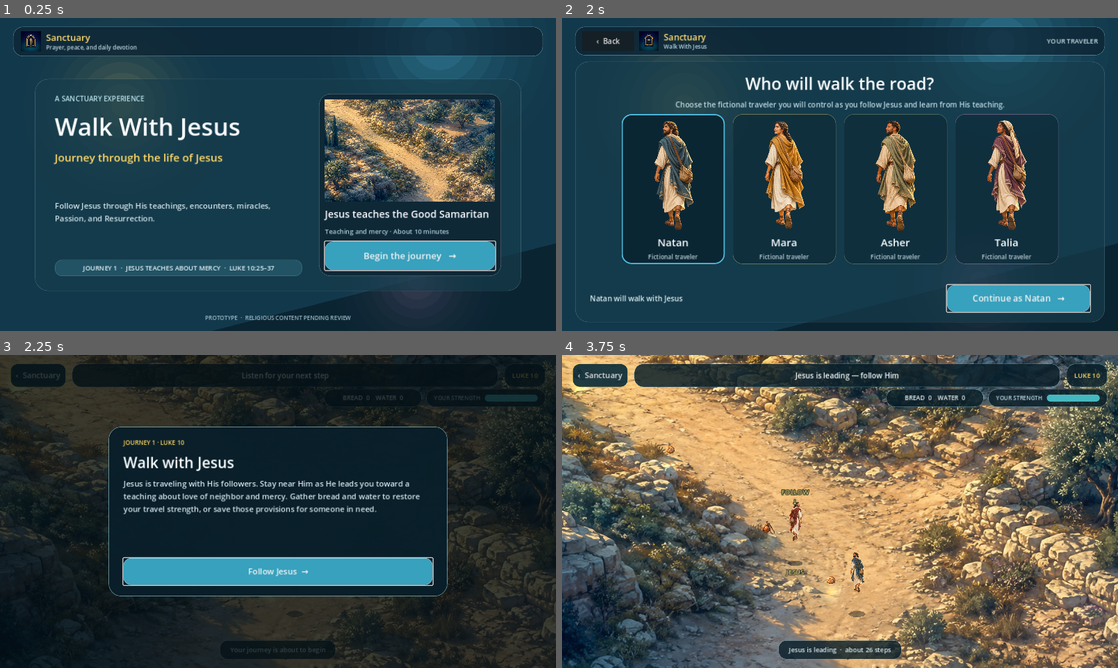
Above: before the commit, frames 1-4 (two rows, left to right).
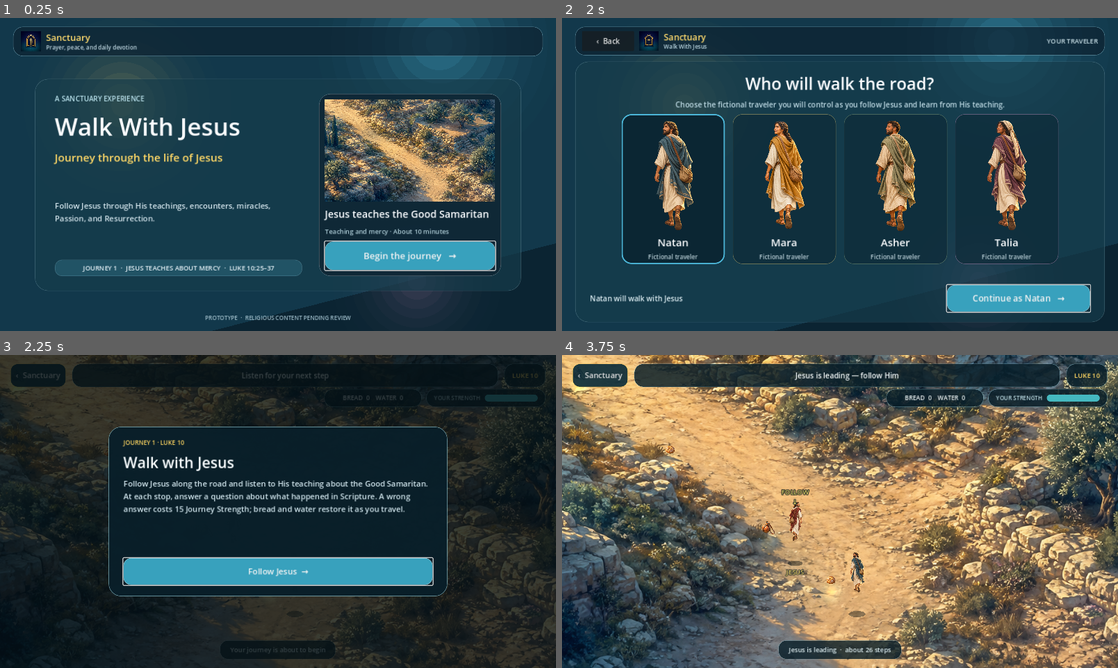
Above: after the commit, the same moments.

Repository: pa-mi-su/walk-with-jesus
Game: Godot game, scene res://scenes/app/main.tscn
Two runs of this game, one before a commit and one after it. Both use one fixed random seed, a clock stepped at 60 frames per second and the inputs below.
Inputs (mouse positions are in pixels of both pictures, inside the frame that each line leads up to):
- Up to frame 1 (0.25 s): no input
- Up to frame 2 (2 s): click "Begin the journey →" at 0.5 s; click (673, 190) at 1.27 s
- Up to frame 3 (2.25 s): click "Continue as Natan →" at 2 s
- Up to frame 4 (3.75 s): click "‹ Sanctuary" at 2.75 s; click "Follow Jesus →" at 3.5 s

Frames 1-2 are identical in both runs. In frame 3, 1.9% of the frame differs, in the area x 22-77%, y 40-51%; in frame 4, nothing differs.

Commit message:
Turn story stops into Scripture quizzes

Diff:
--- a/content/journeys/good_samaritan.json
+++ b/content/journeys/good_samaritan.json
@@ -7,86 +7,90 @@
   "intro": {
     "kicker": "JOURNEY 1 · LUKE 10",
     "title": "Walk with Jesus",
-    "body": "Jesus is traveling with His followers. Stay near Him as He leads you toward a teaching about love of neighbor and mercy. Gather bread and water to restore your travel strength, or save those provisions for someone in need.",
+    "body": "Follow Jesus along the road and listen to His teaching about the Good Samaritan. At each stop, answer a question about what happened in Scripture. A wrong answer costs 15 Journey Strength; bread and water restore it as you travel.",
     "action_label": "Follow Jesus  →"
   },
   "stops": [
     {
       "route_index": 1,
-      "kicker": "STORY STOP · A QUESTION",
-      "title": "A question on the road",
-      "body": "A scholar asks Jesus what it means to love your neighbor. Jesus turns the question into an invitation to listen and reflect.",
-      "prompt": "How will you enter this teaching?",
-      "reference": "Provisional summary inspired by Luke 10:25–29",
+      "kicker": "SCRIPTURE QUESTION · 1 OF 4",
+      "title": "The road in Jesus' story",
+      "body": "Jesus begins the parable with a traveler who is attacked by robbers and left badly wounded.",
+      "prompt": "Where was the traveler going?",
+      "reference": "Luke 10:30",
       "choices": [
         {
-          "label": "Listen closely",
-          "response": "You quiet your thoughts and give the teaching your full attention."
+          "label": "From Jerusalem to Jericho",
+          "correct": true,
+          "response": "Jesus says the traveler was going down from Jerusalem to Jericho."
         },
         {
-          "label": "Ask what love requires",
-          "response": "You begin listening for a form of love that becomes practical action."
+          "label": "From Bethlehem to Nazareth",
+          "correct": false,
+          "response": "The traveler was going down from Jerusalem to Jericho."
         }
       ],
       "action_label": "Continue with Jesus  →"
     },
     {
       "route_index": 2,
-      "kicker": "STORY STOP · THE ROAD",
-      "title": "Someone is suffering",
-      "body": "In the story Jesus tells, a traveler has been attacked and left wounded beside the road. The need is real, but stopping may feel costly or unsafe.",
-      "prompt": "What do you notice first?",
-      "reference": "Provisional summary inspired by Luke 10:30",
+      "kicker": "SCRIPTURE QUESTION · 2 OF 4",
+      "title": "Compassion on the road",
+      "body": "A priest and a Levite see the wounded man, but both pass by on the other side.",
+      "prompt": "Who stops and is moved with compassion?",
+      "reference": "Luke 10:31–33",
       "choices": [
         {
-          "label": "Offer water and draw near",
-          "response": "You use the water you carried to make compassion practical and immediate.",
-          "requires_item": "water",
-          "consume_item": true
+          "label": "The priest",
+          "correct": false,
+          "response": "The priest passes by. It is the Samaritan traveler who stops and shows compassion."
         },
         {
-          "label": "The danger around him",
-          "response": "You recognize the risk and consider how to help wisely without turning away."
+          "label": "A Samaritan traveler",
+          "correct": true,
+          "response": "The Samaritan traveler sees the wounded man, draws near, and is moved with compassion."
         }
       ],
       "action_label": "Follow Jesus onward  →"
     },
     {
       "route_index": 3,
-      "kicker": "STORY STOP · DRAW NEAR",
-      "title": "Mercy crosses the road",
-      "body": "Others see the wounded traveler and pass by. A Samaritan sees him, draws near, and responds with compassion.",
-      "prompt": "What would move you from concern to action?",
-      "reference": "Provisional summary inspired by Luke 10:31–33",
+      "kicker": "SCRIPTURE QUESTION · 3 OF 4",
+      "title": "The Samaritan gives care",
+      "body": "The Samaritan approaches the wounded man and begins caring for his injuries.",
+      "prompt": "What does the Samaritan pour over the man's wounds?",
+      "reference": "Luke 10:34",
       "choices": [
         {
-          "label": "Approach and help",
-          "response": "You choose presence first—drawing near enough to understand what is needed."
+          "label": "Oil and wine",
+          "correct": true,
+          "response": "The Samaritan pours oil and wine over the wounds and bandages them."
         },
         {
-          "label": "Bring others to help",
-          "response": "You choose not to walk away; you look for safe, practical help and remain involved."
+          "label": "Water and milk",
+          "correct": false,
+          "response": "The Samaritan uses oil and wine, then bandages the man's wounds."
         }
       ],
       "action_label": "Continue the journey  →"
     },
     {
       "route_index": 4,
-      "kicker": "STORY STOP · MERCY IN ACTION",
-      "title": "Care has a cost",
-      "body": "The Samaritan gives time, supplies, transportation, and continued care. Mercy becomes more than a feeling—it becomes a commitment.",
-      "prompt": "What can you offer when someone needs care?",
-      "reference": "Provisional summary inspired by Luke 10:34–35",
+      "kicker": "SCRIPTURE QUESTION · 4 OF 4",
+      "title": "Mercy continues",
+      "body": "The Samaritan lifts the wounded man onto his own animal and carries him somewhere safe.",
+      "prompt": "Where does the Samaritan take the wounded man?",
+      "reference": "Luke 10:34–35",
       "choices": [
         {
-          "label": "Share bread from my supplies",
-          "response": "The bread you carried becomes an ordinary resource offered with extraordinary mercy.",
-          "requires_item": "bread",
-          "consume_item": true
+          "label": "Back to Jerusalem",
+          "correct": false,
+          "response": "The Samaritan takes the wounded man to an inn and continues caring for him."
         },
         {
-          "label": "Stay and make a plan",
-          "response": "You choose patient responsibility rather than a hurried gesture."
+          "label": "To an inn",
+          "correct": true,
+          "response": "The Samaritan takes him to an inn, cares for him, and provides for his continued care."
         }
       ],
       "action_label": "Walk to the final stop  →"
--- a/scripts/ui/story_overlay.gd
+++ b/scripts/ui/story_overlay.gd
@@ -55,10 +55,14 @@
 	_show_and_focus(choice_one)
 
 
-func show_choice_response(response: String, action_label: String) -> void:
+func show_choice_response(response: String, action_label: String, is_correct: bool) -> void:
 	choices.visible = false
 	prompt_label.visible = false
-	response_label.text = response
+	response_label.add_theme_color_override(
+		"font_color",
+		Color("c8efd6") if is_correct else Color("ffb0a3")
+	)
+	response_label.text = "%s\n%s" % ["CORRECT" if is_correct else "NOT QUITE · JOURNEY STRENGTH -15", response]
 	response_label.visible = true
 	primary_button.text = action_label
 	primary_button.visible = true
--- a/scripts/world/test_world.gd
+++ b/scripts/world/test_world.gd
@@ -7,6 +7,7 @@
 const COLLECTIBLE_SCENE := preload("res://scenes/gameplay/journey_collectible.tscn")
 const MAX_TRAVELER_STRENGTH := 100.0
 const STRENGTH_DRAIN_PER_SECOND := 5.0
+const INCORRECT_ANSWER_PENALTY := 15.0
 const COLLECTIBLE_LAYOUT := [
 	{"kind": "bread", "display_name": "Bread", "strength_restore": 18.0, "texture_path": "res://assets/generated/collectible-bread.png", "position": Vector2(1390.0, 1095.0)},
 	{"kind": "water", "display_name": "Water", "strength_restore": 24.0, "texture_path": "res://assets/generated/collectible-water.png", "position": Vector2(1245.0, 975.0)},
@@ -39,6 +40,7 @@
 var _current_stop: Dictionary = {}
 var _provisions := {"bread": 0, "water": 0}
 var _traveler_strength := MAX_TRAVELER_STRENGTH
+var _last_answer_correct := false
 var _pickup_tween: Tween
 
 
@@ -165,6 +167,10 @@
 	return _traveler_strength
 
 
+func was_last_answer_correct() -> bool:
+	return _last_answer_correct
+
+
 func add_provision(kind: String, strength_restore: float) -> void:
 	if kind not in _provisions:
 		return
@@ -201,16 +207,14 @@
 	if index < 0 or index >= choices.size():
 		return
 	var choice: Dictionary = choices[index]
-	var required_item := str(choice.get("requires_item", ""))
-	if not required_item.is_empty() and get_provision_count(required_item) <= 0:
-		return
-	if bool(choice.get("consume_item", false)) and not required_item.is_empty():
-		_provisions[required_item] = get_provision_count(required_item) - 1
-		_update_resource_hud()
+	_last_answer_correct = bool(choice.get("correct", false))
+	if not _last_answer_correct:
+		_set_traveler_strength(_traveler_strength - INCORRECT_ANSWER_PENALTY)
 	_journey_phase = "story_response"
 	story_overlay.show_choice_response(
 		str(choice.get("response", "")),
-		str(_current_stop.get("action_label", "Continue with Jesus  →"))
+		str(_current_stop.get("action_label", "Continue with Jesus  →")),
+		_last_answer_correct
 	)
 
 
@@ -245,9 +249,9 @@
 		story_overlay.show_completion(_current_stop)
 	else:
 		_journey_phase = "story"
-		instruction_label.text = "Choose your response"
-		journey_hint.text = "A moment to listen and act"
-		story_overlay.show_story_stop(_prepare_stop_for_inventory(_current_stop))
+		instruction_label.text = "Answer from Scripture"
+		journey_hint.text = "Choose the correct answer"
+		story_overlay.show_story_stop(_current_stop)
 
 
 func _update_follow_distance(prefix: String) -> void:
@@ -273,26 +277,10 @@
 	_journey_data = (parsed as Dictionary).duplicate(true)
 
 
-func _prepare_stop_for_inventory(stop: Dictionary) -> Dictionary:
-	var prepared := stop.duplicate(true)
-	var prepared_choices: Array = prepared.get("choices", [])
-	for choice: Variant in prepared_choices:
-		if not choice is Dictionary:
-			continue
-		var required_item := str(choice.get("requires_item", ""))
-		if required_item.is_empty():
-			choice["available"] = true
-		else:
-			var available := get_provision_count(required_item) > 0
-			choice["available"] = available
-			if not available:
-				choice["label"] = "%s · need %s" % [choice.get("label", "Use supply"), required_item.capitalize()]
-	return prepared
-
-
 func _reset_journey_resources() -> void:
 	_provisions = {"bread": 0, "water": 0}
 	_traveler_strength = MAX_TRAVELER_STRENGTH
+	_last_answer_correct = false
 	player.set_strength_ratio(1.0)
 	pickup_toast.text = ""
 	pickup_toast.modulate.a = 0.0
--- a/tests/capture_previews.gd
+++ b/tests/capture_previews.gd
@@ -40,7 +40,7 @@
 	_save_viewport("journey-progress-1280x720.png")
 	await _advance_to_story_stop(desktop_world)
 	_save_viewport("story-stop-1280x720.png")
-	desktop_world.choose_story_response(0)
+	desktop_world.choose_story_response(1)
 	await _wait_for_render()
 	_save_viewport("story-response-1280x720.png")
 
--- a/tests/run_tests.gd
+++ b/tests/run_tests.gd
@@ -10,6 +10,7 @@
 func _run() -> void:
 	print("Running Walk With Jesus checks...")
 	_check_project_configuration()
+	_check_scripture_quiz_content()
 	await _check_main_flow()
 	await _check_player_movement()
 	await _check_complete_journey()
@@ -37,6 +38,25 @@
 		ResourceLoader.exists("res://scenes/app/main.tscn"),
 		"main scene exists"
 	)
+
+
+func _check_scripture_quiz_content() -> void:
+	var raw_text := FileAccess.get_file_as_string("res://content/journeys/good_samaritan.json")
+	var journey: Variant = JSON.parse_string(raw_text)
+	_expect_true(journey is Dictionary, "Good Samaritan content is valid JSON")
+	if not journey is Dictionary:
+		return
+	var question_count := 0
+	for stop: Variant in journey.get("stops", []):
+		if not stop is Dictionary or bool(stop.get("completion", false)):
+			continue
+		question_count += 1
+		var correct_count := 0
+		for choice: Variant in stop.get("choices", []):
+			if choice is Dictionary and bool(choice.get("correct", false)):
+				correct_count += 1
+		_expect_equal(correct_count, 1, "Scripture question %d has exactly one correct answer" % question_count)
+	_expect_equal(question_count, 4, "Journey 1 contains four scored Scripture questions")
 
 
 func _check_main_flow() -> void:
@@ -111,8 +131,11 @@
 	await process_frame
 	_expect_equal(world.get_journey_phase(), "story", "catching Jesus opens an interactive story stop")
 	_expect_true(story_overlay.visible, "story interaction appears instead of leaving the player with nothing")
-	world.choose_story_response(0)
-	_expect_equal(world.get_journey_phase(), "story_response", "a choice produces an immediate consequence")
+	var strength_before_wrong_answer: float = world.get_traveler_strength()
+	world.choose_story_response(1)
+	_expect_equal(world.get_journey_phase(), "story_response", "an answer produces immediate Scripture feedback")
+	_expect_true(not world.was_last_answer_correct(), "the game identifies an incorrect Scripture answer")
+	_expect_equal(world.get_traveler_strength(), strength_before_wrong_answer - 15.0, "an incorrect answer costs 15 Journey Strength")
 	world.continue_story()
 	_expect_equal(world.get_journey_phase(), "leading", "the story choice continues into the next guided leg")
 	_expect_equal(guide.get_route_index(), 2, "Jesus resumes leading after the interaction")
@@ -163,34 +186,23 @@
 	world.jesus_guide.walking_speed = 1800.0
 	world.start_journey()
 
+	var correct_answers := [0, 1, 0, 1]
 	for route_index in range(1, 6):
 		for _frame in range(90):
 			if world.get_journey_phase() == "catch_up":
 				break
 			await process_frame
 		_expect_equal(world.jesus_guide.get_route_index(), route_index, "Jesus reaches guided stop %d" % route_index)
-		if route_index == 2:
-			world.add_provision("water", 0.0)
-		elif route_index == 4:
-			world.add_provision("bread", 0.0)
 		world.player.stop()
 		world.player.position = world.jesus_guide.position + Vector2(40.0, 30.0)
 		await process_frame
 		if route_index < 5:
-			_expect_equal(world.get_journey_phase(), "story", "stop %d opens a choice" % route_index)
-			var choice_index := 1
-			if route_index == 2:
-				choice_index = 0
-				_expect_true(not world.story_overlay.choice_one.disabled, "collected water unlocks the offer-water response")
-			elif route_index == 4:
-				choice_index = 0
-				_expect_true(not world.story_overlay.choice_one.disabled, "collected bread unlocks the share-bread response")
-			world.choose_story_response(choice_index)
-			_expect_equal(world.get_journey_phase(), "story_response", "stop %d responds to the choice" % route_index)
-			if route_index == 2:
-				_expect_equal(world.get_provision_count("water"), 0, "offering water consumes one collected flask")
-			elif route_index == 4:
-				_expect_equal(world.get_provision_count("bread"), 0, "sharing bread consumes one collected loaf")
+			_expect_equal(world.get_journey_phase(), "story", "stop %d opens a Scripture question" % route_index)
+			var strength_before_answer: float = world.get_traveler_strength()
+			world.choose_story_response(correct_answers[route_index - 1])
+			_expect_equal(world.get_journey_phase(), "story_response", "stop %d responds to the answer" % route_index)
+			_expect_true(world.was_last_answer_correct(), "stop %d recognizes the correct Scripture answer" % route_index)
+			_expect_equal(world.get_traveler_strength(), strength_before_answer, "a correct answer preserves Journey Strength")
 			world.continue_story()
 		else:
 			_expect_equal(world.get_journey_phase(), "reflection", "the final stop opens the journey reflection")
Not shown, changed: AGENTS.md
Not shown, changed: README.md
Not shown, changed: docs/IMPLEMENTATION_PLAN.md
Not shown, changed: docs/MANUAL_TEST_CHECKLIST.md
